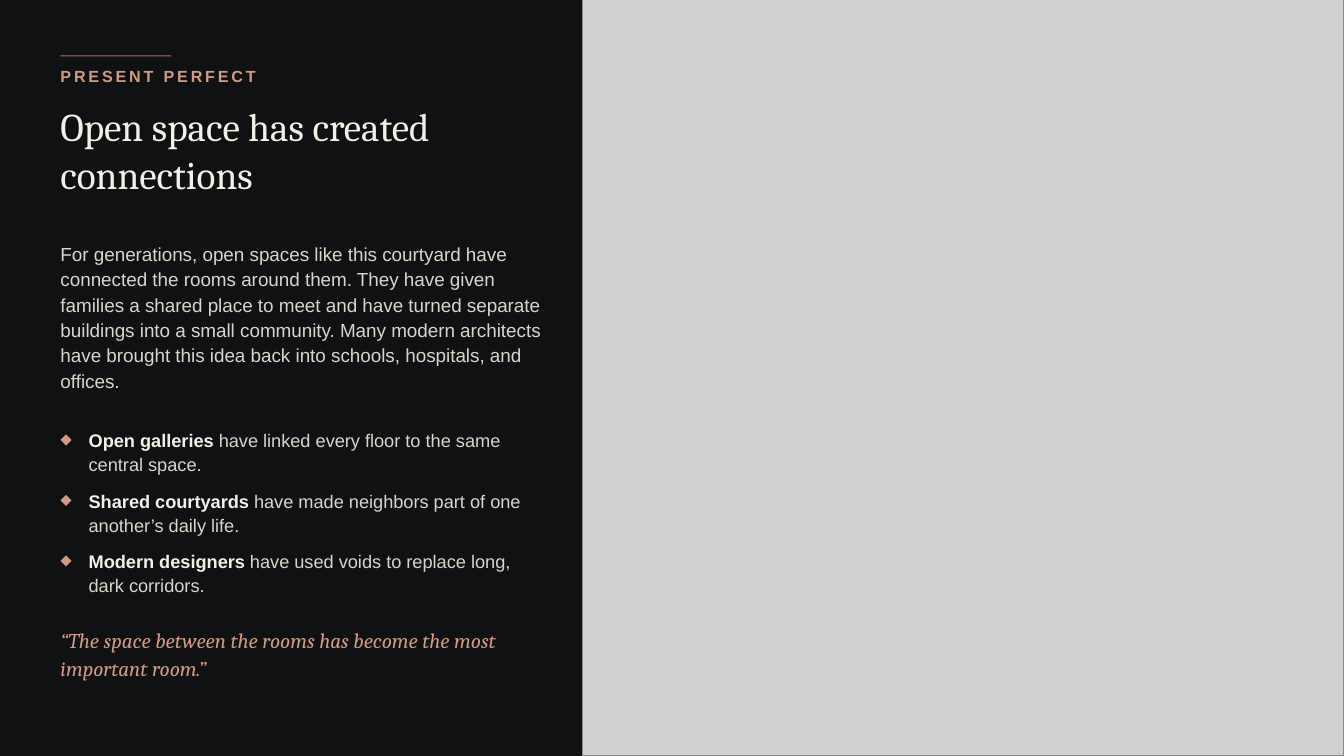
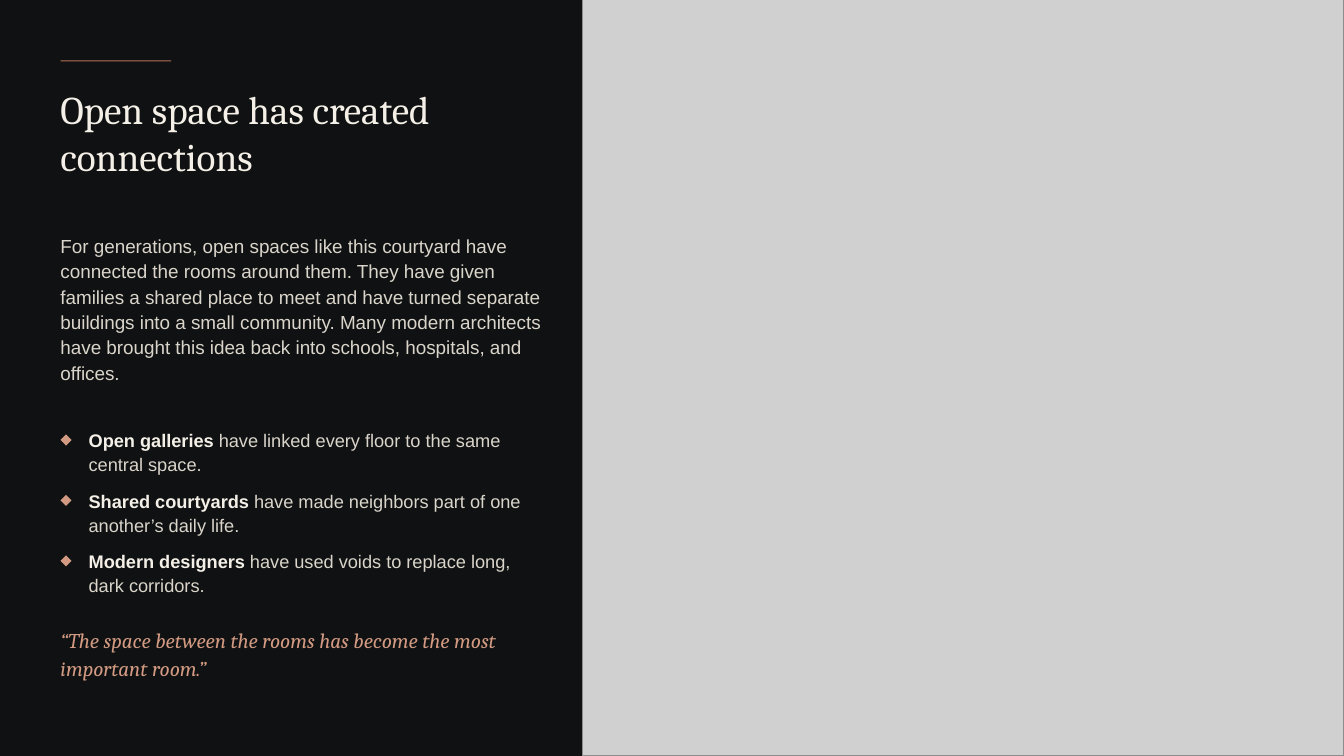
Before and after one commit to s2512013660-art/Akli, a slide deck: slide 6 of presentation-kit/empty-space-topic/The-Architecture-of-Empty-Space_Animated.pptx. Drawn at 1344x756 pixels with LibreOffice and Linux fonts; fonts in the diff are those of the drawing; grey boxes stand for pictures; background and template pictures are left out. Boxes give left, top, right and bottom in pixels: in the first picture for what was removed or moved away, otherwise in the second. Text is boxed around its words. In the diff, an @@ line names an element or a change of style, - is before the commit and + after.

```diff
--- a/presentation-kit/empty-space-topic/The-Architecture-of-Empty-Space_Animated.pptx
+++ b/presentation-kit/empty-space-topic/The-Architecture-of-Empty-Space_Animated.pptx
@@ text "Open space has created connections": place and size @@
-text "Open space has created connections" at [60,113,430,190]
+text "Open space has created connections" at [60,96,430,172]
@@ rounded rectangle: place and size @@
-rounded rectangle at [60,55,171,56]
+rounded rectangle at [60,60,171,62]
@@ text removed at [60,70,256,82] @@
-PRESENT PERFECT
@@ text "For generations, open spaces like ...": place and size @@
-text "For generations, open spaces like ..." at [60,247,541,388]
+text "For generations, open spaces like ..." at [60,239,541,380]
```
Also in this commit, not shown: 8 other slides changed, 2 other files.
